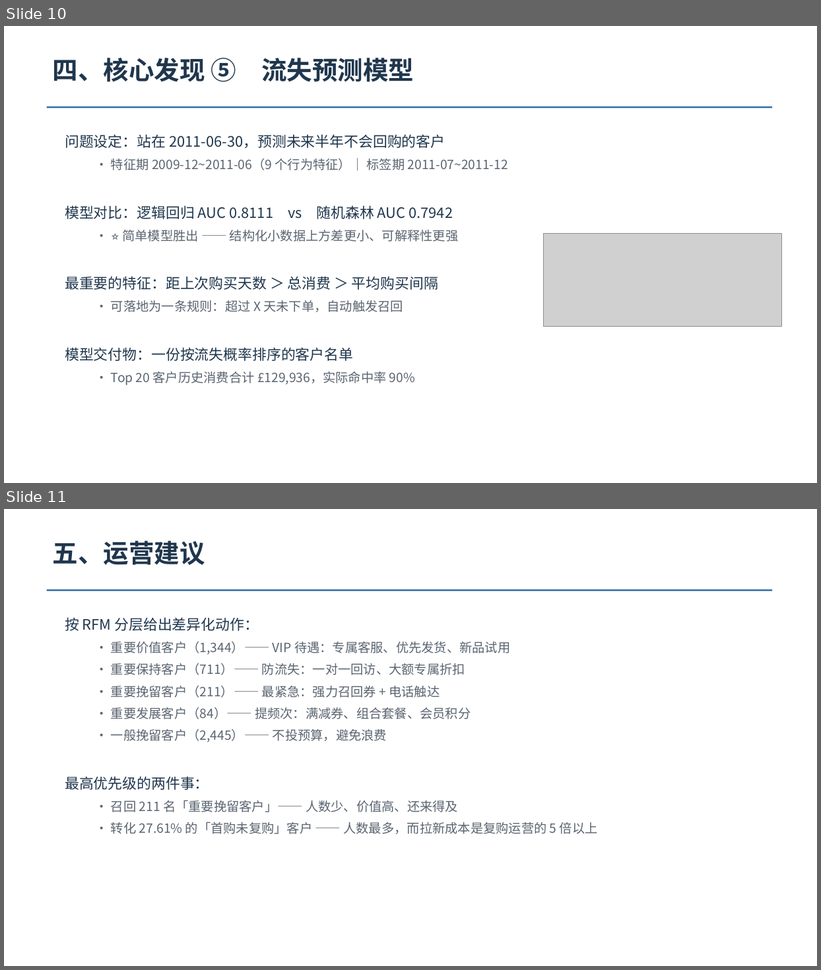
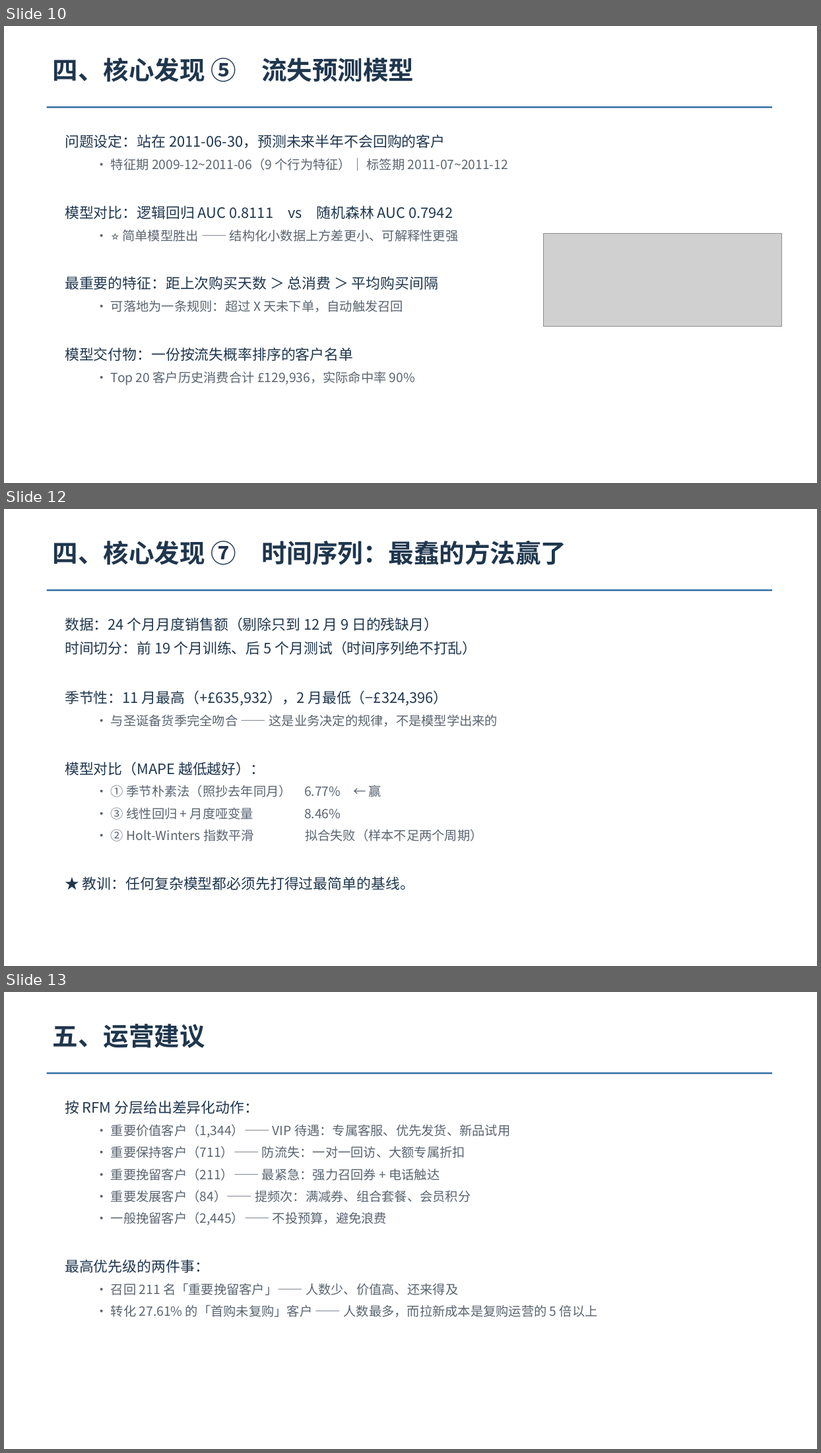
Before and after one commit to zi-cmtry/dm2026, a slide deck: reports/汇报PPT.pptx. Shown one above the other, each under a label of ours: slides 10 and 11 before the commit, slides 10, 12 and 13 after it; the slides between them are not shown. The pictures are 821x970 and 821x1453 pixels, drawn with LibreOffice and Linux fonts; fonts in the diff are those of the drawing; grey boxes stand for pictures. Boxes give left, top, right and bottom in pixels: in the first picture for what was removed or moved away, otherwise in the second. Text is boxed around its words. In the diff, an @@ line names an element or a change of style, - is before the commit and + after.

Commit message:
fix: PPT 生成函数增加容错，产出 15 页版本
add_bullets 里 ('','') 表示空行的写法会让 level 变成字符串，
python-pptx 抛 TypeError。这个坑在本文件里犯了三次（改数据没改函数），
所以这次改为在函数内把 level 归一化成 int，而不是继续在数据上打补丁。
新增 '商品关联' 与 '时间序列' 两页核心发现。

```diff
--- a/reports/汇报PPT.pptx
+++ b/reports/汇报PPT.pptx
@@ slide 12 added at (4, 509, 817, 966), background #FFFFFF @@
@@ text added at (53, 541, 566, 565), 30 pt, text #1F364D, bold @@
+四、核心发现 ⑦ 时间序列：最蠢的方法赢了
@@ rectangle added at (47, 590, 773, 591), fill #2E6DA4 @@
@@ text added at (65, 617, 498, 890), 17 pt, text #1F364D @@
+数据：24 个月月度销售额（剔除只到 12 月 9 日的残缺月）
+时间切分：前 19 个月训练、后 5 个月测试（时间序列绝不打乱）
+季节性：11 月最高（+£635,932），2 月最低（−£324,396）
+  · 与圣诞备货季完全吻合 —— 这是业务决定的规律，不是模型学出来的
+模型对比（MAPE 越低越好）：
+  · ① 季节朴素法（照抄去年同月） 6.77% ← 赢
+  · ③ 线性回归 + 月度哑变量 8.46%
+  · ② Holt-Winters 指数平滑 拟合失败（样本不足两个周期）
+★ 教训：任何复杂模型都必须先打得过最简单的基线。
@@ what was slide 11 is now slide 13 @@
```
Also in this commit, not shown: 2 slides changed, 1 other slide added, 2 other files.
